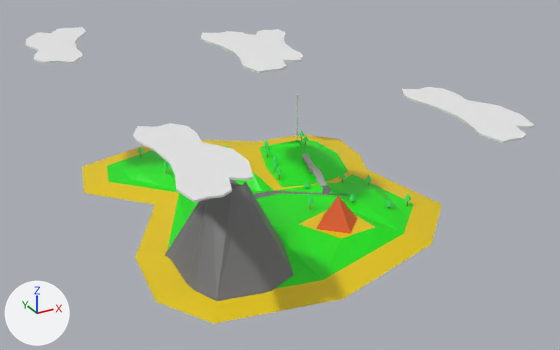
The OBJ model SDL2_stuff/objtosb3d/islandx.obj, before and after one commit.
Before and after are seen from a camera (50 mm lens) standing at (-13.5, -27.2, 14.4) and looking at (1.2, -0.4, 1.1). Every picture has the same lights, and +X, +Y and +Z are marked at lower left. The older version comes first. Where no turn or scale is listed for an object, it has been applied to the vertices.

Script lines for the objects in view, before the commit:
```python
ob_clouds_004 = bpy.data.objects.new('clouds.004', me_clouds_004)
ob_clouds_004.location = (0.0, 0.0, 0.0)
ob_island = bpy.data.objects.new('Island', me_island)
ob_island.location = (0.0, 0.0, 0.0)
ob_pyramid = bpy.data.objects.new('Pyramid', me_pyramid)
ob_pyramid.location = (0.0, 0.0, 0.0)
ob_tree_009 = bpy.data.objects.new('Tree.009', me_tree_009)
ob_tree_009.location = (0.0, 0.0, 0.0)
ob_tree_011 = bpy.data.objects.new('Tree.011', me_tree_011)
ob_tree_011.location = (0.0, 0.0, 0.0)
ob_tree_016 = bpy.data.objects.new('Tree.016', me_tree_016)
ob_tree_016.location = (0.0, 0.0, 0.0)
ob_tree_018 = bpy.data.objects.new('Tree.018', me_tree_018)
ob_tree_018.location = (0.0, 0.0, 0.0)
ob_tree_020 = bpy.data.objects.new('Tree.020', me_tree_020)
ob_tree_020.location = (0.0, 0.0, 0.0)
ob_volcano = bpy.data.objects.new('volcano', me_volcano)
ob_volcano.location = (0.0, 0.0, 0.0)
# also in view: 'clouds.001' at (5.1, 7.2, 4.6); 'clouds.003' at (-4.9, -5.7, 5.1); 'clouds.002' at (-5.4, 8.2, 5.6); 'clouds' at (0.2, 0.3, 6.5)
```
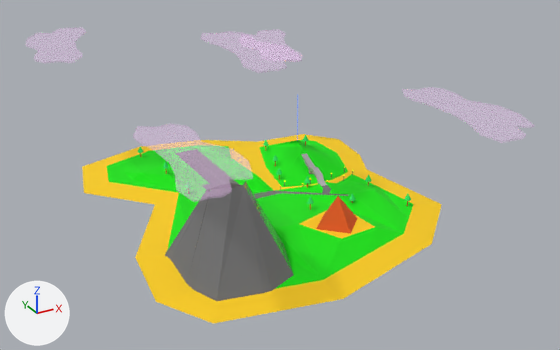
Not visible in the pictures: 'Cube.001', 'Cube.002', 'Cube.003', 'Cube.004', 'Cube.005', 'Cube.006', 'Cube.008', 'Cube.009'.

The change, as a diff of the scene's bpy script:
```diff
--- a/SDL2_stuff/objtosb3d/islandx.obj.py
+++ b/SDL2_stuff/objtosb3d/islandx.obj.py
@@ mat_sbx_40 @@
 mat_sbx_40.base_color = (0.167, 0.167, 0.167)  # grey #727272
+mat_sbx_40.roughness = 0.0679
@@ mat_sbx_35 @@
 mat_sbx_35.base_color = (0.00646, 0.8, 0.00303)  # green #13e70a
+mat_sbx_35.roughness = 1.0
@@ mat_sbx_37 @@
 mat_sbx_37 = principled_material('SBX_37')
-mat_sbx_37.base_color = (0.8, 0.58, 0.0)  # yellow #e7c800
+mat_sbx_37.base_color = (1.0, 0.676, 0.0169)  # yellow #ffd723
+mat_sbx_37.roughness = 1.0
+mat_sbx_37.metallic = 0.222
@@ mat_sbx_41 @@
 mat_sbx_41.base_color = (0.8, 0.106, 0.0145)  # orange #e75c20
+mat_sbx_41.roughness = 1.0
@@ mat_sbx_43_spire @@
+mat_sbx_43_spire = principled_material('SBX_43,SPIRE')
+mat_sbx_43_spire.base_color = (0.0164, 0.15, 0.8)  # blue #236ce7
+mat_sbx_43_spire.metallic = 0.222
+mat_sbx_43_spire.roughness = 1.0
+mat_sbx_43_spire.alpha = 0.2
+mat_sbx_43_spire.emission_color = (0.0, 0.189, 1.0)  # blue #0078ff
+mat_sbx_43_spire.emission_strength = 1.0
@@ me_clouds @@
 me_clouds.from_pydata(...)  # 42 vertices, 80 faces; spans x -1.19..1.58, y -2.98..3.61, z 6.51..6.58
-me_clouds.materials.append(mat_sbx_33t240)  # white #e7e7e7
+me_clouds.materials.append(mat_sbx_33_clouds)  # pink #fad0ff
@@ me_clouds_001 @@
 me_clouds_001.from_pydata(...)  # 42 vertices, 80 faces; spans x 3.35..6.91, y 3.96..10.37, z 4.52..4.59
-me_clouds_001.materials.append(mat_sbx_33t240)  # white #e7e7e7
+me_clouds_001.materials.append(mat_sbx_33_clouds)  # pink #fad0ff
@@ me_clouds_002 @@
 me_clouds_002.from_pydata(...)  # 42 vertices, 80 faces; spans x -7.12..-3.64, y 4.97..11.4, z 5.61..5.67
-me_clouds_002.materials.append(mat_sbx_33t240)  # white #e7e7e7
+me_clouds_002.materials.append(mat_sbx_33_clouds)  # pink #fad0ff
@@ me_clouds_003 @@
 me_clouds_003.from_pydata(...)  # 42 vertices, 80 faces; spans x -6.32..-3.56, y -8.94..-2.36, z 5.03..5.1
-me_clouds_003.materials.append(mat_sbx_33t240)  # white #e7e7e7
+me_clouds_003.materials.append(mat_sbx_33_clouds)  # pink #fad0ff
@@ me_clouds_004 @@
 me_clouds_004.from_pydata(...)  # 42 vertices, 80 faces; spans x 5.01..7.78, y -9.13..-2.54, z 4.73..4.8
-me_clouds_004.materials.append(mat_sbx_33t240)  # white #e7e7e7
+me_clouds_004.materials.append(mat_sbx_33_clouds)  # pink #fad0ff
@@ me_island @@
 me_island.from_pydata(...)  # 389 vertices, 756 faces; spans x -6.4..7.3, y -8.5..8.3, z 0.0..3.1
+# me_island part 1: all 10 faces that had it switch from mat_sbx_43et200 (white #e7e7e7) to mat_sbx_43_spire (blue #236ce7, glowing blue #0078ff)
 me_island.materials.append(mat_sbx_49)
@@ ob_tree_009 @@
-ob_tree_009 = bpy.data.objects.new('Tree.009', me_tree_009)
@@ ob_tree_011 @@
-ob_tree_011 = bpy.data.objects.new('Tree.011', me_tree_011)
@@ ob_tree_016 @@
-ob_tree_016 = bpy.data.objects.new('Tree.016', me_tree_016)
@@ ob_tree_018 @@
-ob_tree_018 = bpy.data.objects.new('Tree.018', me_tree_018)
@@ ob_tree_020 @@
-ob_tree_020 = bpy.data.objects.new('Tree.020', me_tree_020)
@@ ob_cube_009 @@
+ob_cube_009 = bpy.data.objects.new('Cube.009', me_cube_009)  # 20 vertices, 34 faces; spans x 1.748..1.792, y 0.168..0.212, z 0.163..0.441; in mat_sbx_37_bridgelight (yellow #ffe700, glowing yellow #ffec00), mat_sbx_40 (grey #727272)
+ob_cube_009.location = (0.0, 0.0, 0.0)
@@ ob_cube_008 @@
+ob_cube_008 = bpy.data.objects.new('Cube.008', me_cube_008)  # 20 vertices, 34 faces; spans x 1.414..1.458, y -0.057..-0.013, z 0.116..0.394; in mat_sbx_37_bridgelight (yellow #ffe700, glowing yellow #ffec00), mat_sbx_40 (grey #727272)
+ob_cube_008.location = (0.0, 0.0, 0.0)
@@ ob_cube_006 @@
+ob_cube_006 = bpy.data.objects.new('Cube.006', me_cube_006)  # 20 vertices, 34 faces; spans x 3.992..4.036, y -0.129..-0.085, z 0.172..0.45; in mat_sbx_37_bridgelight (yellow #ffe700, glowing yellow #ffec00), mat_sbx_40 (grey #727272)
+ob_cube_006.location = (0.0, 0.0, 0.0)
@@ ob_cube_005 @@
+ob_cube_005 = bpy.data.objects.new('Cube.005', me_cube_005)  # 20 vertices, 34 faces; spans x 4.894..4.938, y 0.183..0.227, z 0.165..0.444; in mat_sbx_37_bridgelight (yellow #ffe700, glowing yellow #ffec00), mat_sbx_40 (grey #727272)
+ob_cube_005.location = (0.0, 0.0, 0.0)
@@ ob_cube_004 @@
+ob_cube_004 = bpy.data.objects.new('Cube.004', me_cube_004)  # 20 vertices, 34 faces; spans x 5.047..5.091, y -0.28..-0.236, z 0.157..0.435; in mat_sbx_37_bridgelight (yellow #ffe700, glowing yellow #ffec00), mat_sbx_40 (grey #727272)
+ob_cube_004.location = (0.0, 0.0, 0.0)
@@ ob_cube_003 @@
+ob_cube_003 = bpy.data.objects.new('Cube.003', me_cube_003)  # 20 vertices, 34 faces; spans x 4.366..4.41, y -0.583..-0.539, z 0.17..0.448; in mat_sbx_37_bridgelight (yellow #ffe700, glowing yellow #ffec00), mat_sbx_40 (grey #727272)
+ob_cube_003.location = (0.0, 0.0, 0.0)
@@ ob_cube_002 @@
+ob_cube_002 = bpy.data.objects.new('Cube.002', me_cube_002)  # 20 vertices, 34 faces; spans x 3.389..3.433, y -0.74..-0.696, z 0.183..0.462; in mat_sbx_37_bridgelight (yellow #ffe700, glowing yellow #ffec00), mat_sbx_40 (grey #727272)
+ob_cube_002.location = (0.0, 0.0, 0.0)
@@ ob_cube_001 @@
+ob_cube_001 = bpy.data.objects.new('Cube.001', me_cube_001)  # 20 vertices, 34 faces; spans x 2.202..2.246, y -0.635..-0.591, z 0.243..0.521; in mat_sbx_37_bridgelight (yellow #ffe700, glowing yellow #ffec00), mat_sbx_40 (grey #727272)
+ob_cube_001.location = (0.0, 0.0, 0.0)
```

Pixel boxes [x1, y1, x2, y2] of what changed, in the pictures (560 x 350 px):
'Island', surface changed, recoloured: [82, 94, 442, 324] in both
'volcano', surface changed: [165, 181, 293, 301] in both
'clouds.003', recoloured: [133, 123, 253, 202] in both
'clouds.004', recoloured: [402, 87, 535, 143] in both
'clouds', recoloured: [200, 31, 302, 73] in both
'clouds.002', recoloured: [25, 27, 86, 63] in both
'Pyramid', surface changed: [316, 196, 357, 234] in both
'clouds.001', recoloured: [248, 29, 303, 59] in both
'Tree.006', surface changed: [304, 176, 311, 188] in both
'Tree.016', deleted: before [386, 199, 393, 208]
'Tree.017', surface changed: [404, 194, 411, 206] in both
'Tree.015', surface changed: [349, 193, 356, 203] in both
'Tree.018', deleted: before [339, 172, 346, 183]
'Tree.007', surface changed: [365, 175, 372, 185] in both
'Tree.012', surface changed: [276, 168, 280, 180] in both
'Tree.001', surface changed: [163, 162, 169, 174] in both
'Tree.009', deleted: before [264, 147, 270, 158]
'Tree.011', deleted: before [272, 161, 278, 168]
'Tree.010', surface changed: [273, 155, 278, 166] in both
'Tree.008', surface changed: [263, 140, 269, 151] in both
'Tree.020', deleted: before [299, 130, 304, 141]
'Tree.005', surface changed: [138, 147, 144, 156] in both
part 1 of me_island, recoloured: [297, 94, 298, 141] in both
